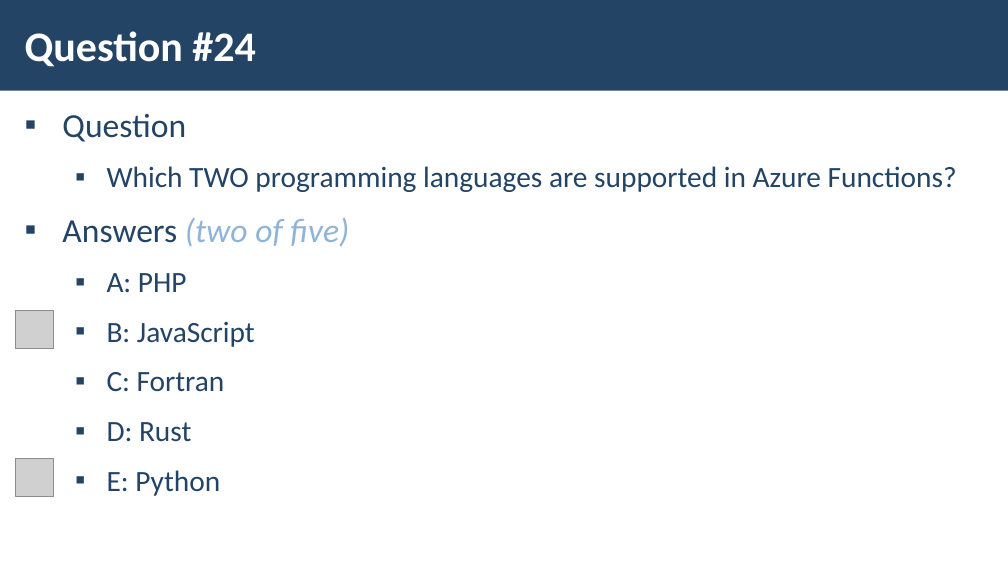
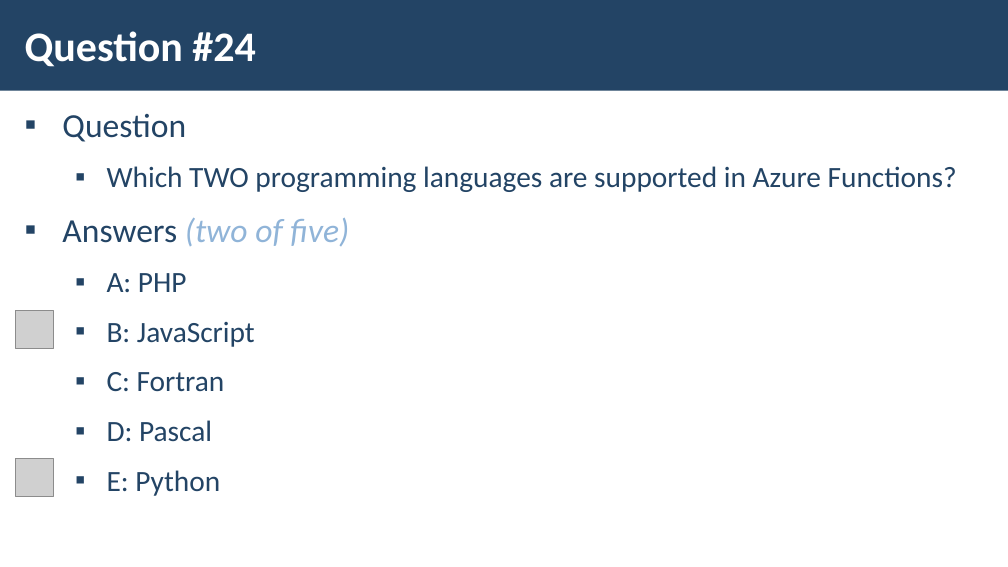
Before and after one commit to pirocorp/Azure, a slide deck: slide 23 of 06. ALL TOGETHER/M6-Slides-Test-Simulation.pptx. Drawn at 1008x567 pixels with LibreOffice and Linux fonts; fonts in the diff are those of the drawing; grey boxes stand for pictures; background and template pictures are left out. Boxes give left, top, right and bottom in pixels: in the first picture for what was removed or moved away, otherwise in the second. Text is boxed around its words. In the diff, an @@ line names an element or a change of style, - is before the commit and + after.

Commit message:
Test sim update

```diff
--- a/06. ALL TOGETHER/M6-Slides-Test-Simulation.pptx
+++ b/06. ALL TOGETHER/M6-Slides-Test-Simulation.pptx
@@ text at [107,420,212,442]: text changed @@
-  ▪ D: Rust
+  ▪ D: Pascal
```
